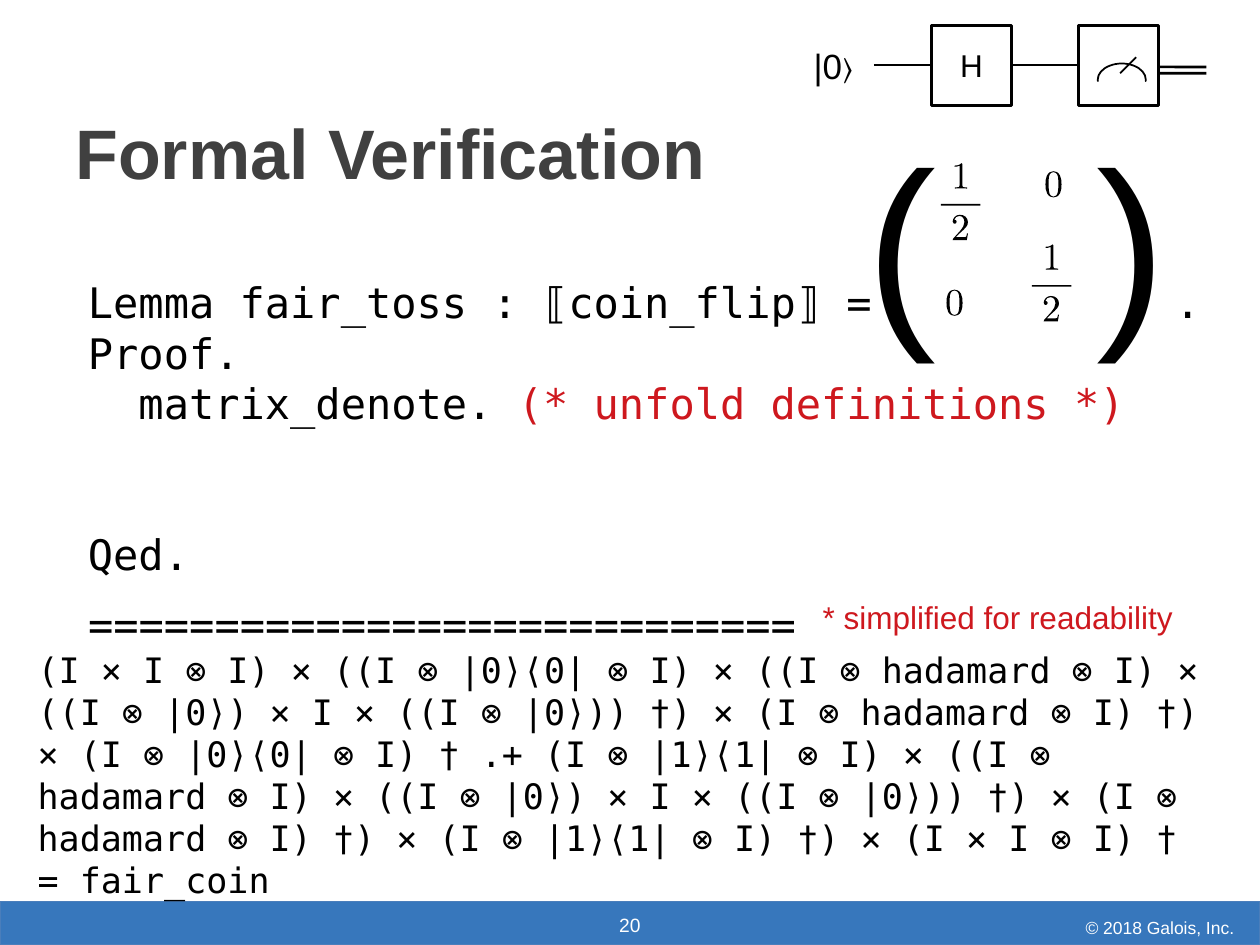
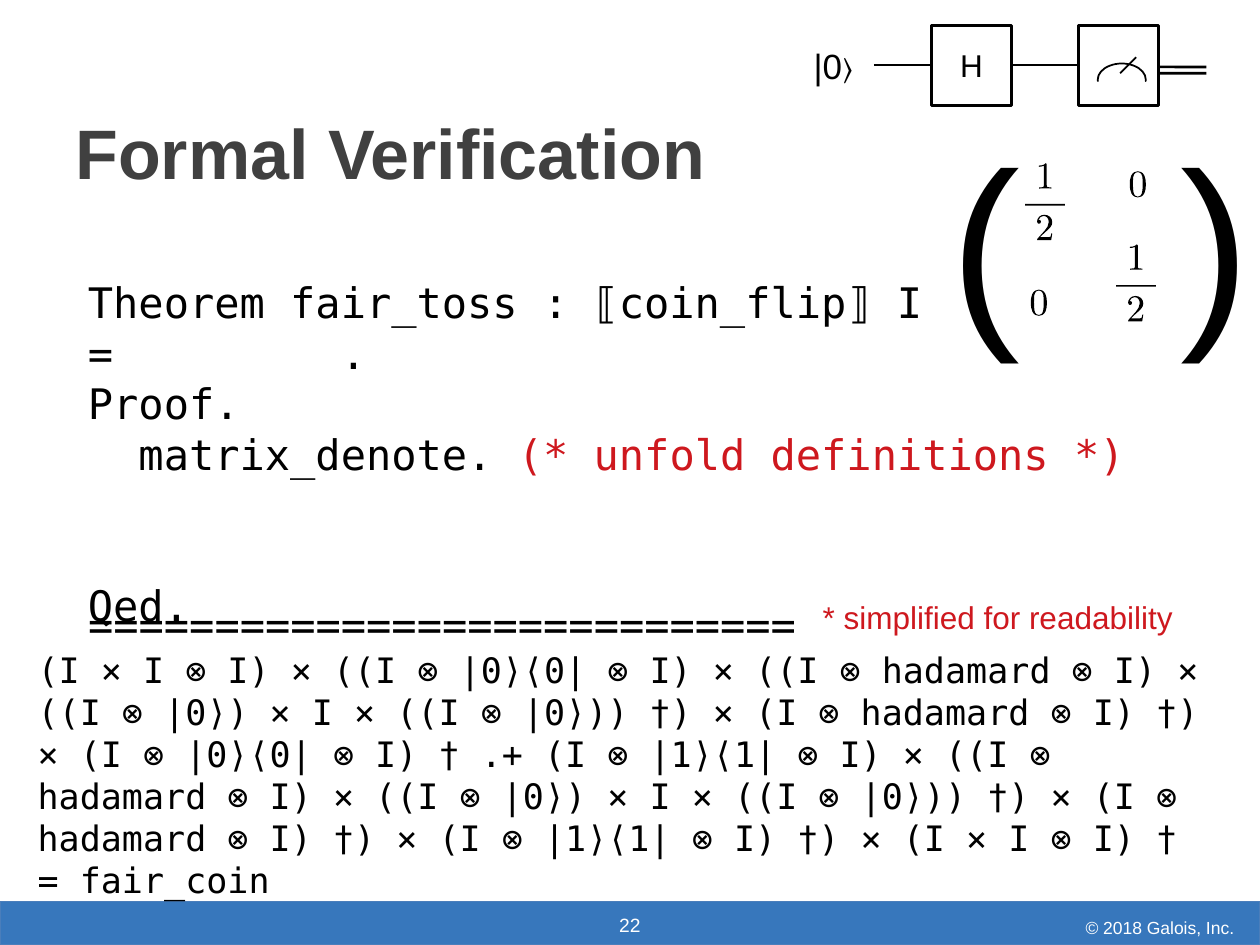
Before and after one commit to jpaykin/jpaykin.github.io, a slide deck: slide 22 of talks/PNNL.odp (slide 20 before the commit). Drawn at 1260x945 pixels with LibreOffice and Linux fonts; fonts in the diff are those of the drawing; background and template pictures are left out. Boxes give left, top, right and bottom in pixels: in the first picture for what was removed or moved away, otherwise in the second. Text is boxed around its words. In the diff, an @@ line names an element or a change of style, - is before the commit and + after.

```diff
--- a/talks/PNNL.odp
+++ b/talks/PNNL.odp
@@ freeform shape: place and size @@
-freeform shape at [1046, 171, 1062, 198]
+freeform shape at [1040, 164, 1052, 189]
@@ freeform shape: place and size @@
-freeform shape at [955, 164, 968, 189]
+freeform shape at [1130, 171, 1147, 198]
@@ 2 texts, 2 freeform shapes: place and size @@
-2 texts, 2 freeform shapes at [854, 105, 1135, 352]
+2 texts, 2 freeform shapes at [939, 105, 1220, 352]
@@ freeform shape: place and size @@
-freeform shape at [1046, 244, 1058, 270]
+freeform shape at [1037, 214, 1052, 239]
@@ freeform shape: place and size @@
-freeform shape at [953, 214, 968, 239]
+freeform shape at [1130, 244, 1143, 270]
@@ text at [88, 286, 922, 328]: text changed @@
-Lemma fair_toss : ⟦coin_flip⟧ = .
+Theorem fair_toss : ⟦coin_flip⟧ I = .
@@ freeform shape: place and size @@
-freeform shape at [1043, 296, 1058, 321]
+freeform shape at [1031, 290, 1047, 316]
@@ freeform shape: place and size @@
-freeform shape at [946, 290, 963, 316]
+freeform shape at [1128, 296, 1143, 321]
@@ page number at [619, 918, 640, 932]: text changed @@
-20
+22
```
Also in this commit, not shown: 17 other slides changed, 3 slides added, 1 slide removed.
